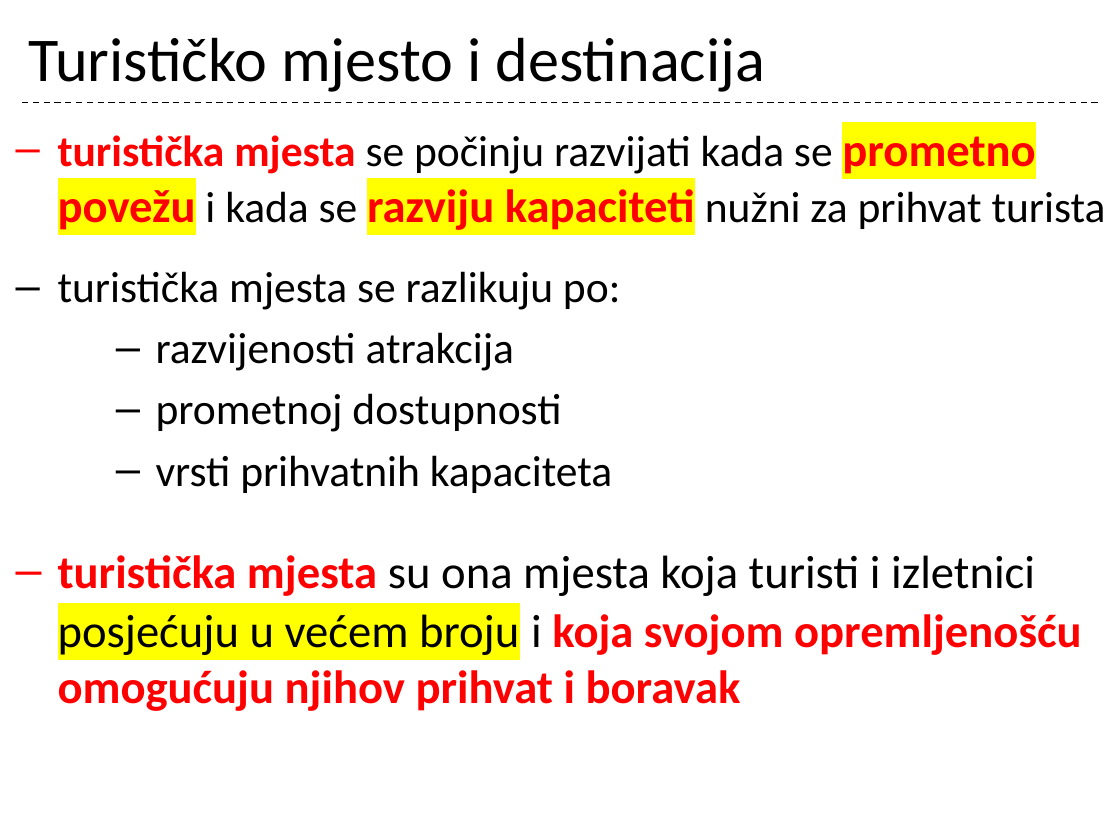
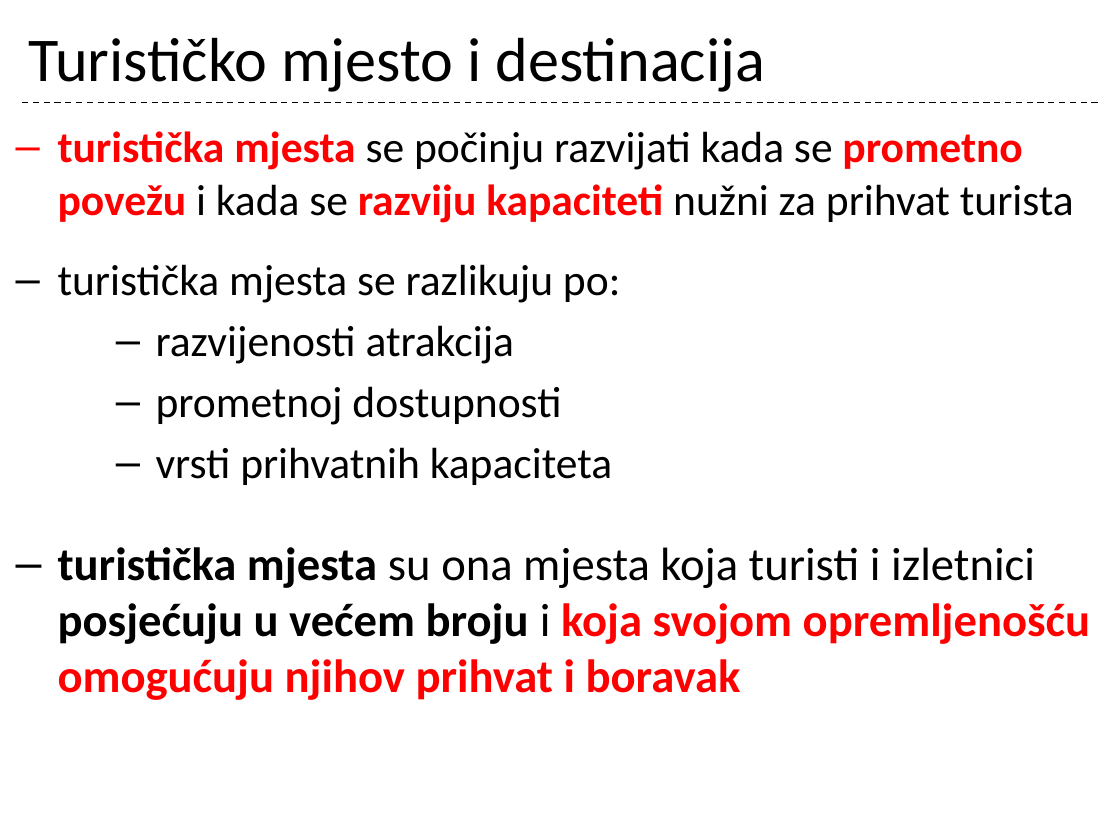
Before and after one commit to cornx/print, a slide deck: slide 35 of data/prezentacije/osnove_turizma/001_Turizam_uvod.pptx. Drawn at 1120x840 pixels with LibreOffice and Linux fonts; fonts in the diff are those of the drawing. Boxes give left, top, right and bottom in pixels: in the first picture for what was removed or moved away, otherwise in the second. Text is boxed around its words. In the diff, an @@ line names an element or a change of style, - is before the commit and + after.

```diff
--- a/data/prezentacije/osnove_turizma/001_Turizam_uvod.pptx
+++ b/data/prezentacije/osnove_turizma/001_Turizam_uvod.pptx
@@ text at (58,131,1090,700): size 30 to 28 pt in "prometno povežu razviju kapaciteti"; highlight #FFFF00 to none in "prometno povežu razviju kapaciteti", "posjećuju u većem broju"; text colour #FF0000 to #000000 in "turistička mjesta"; bold on in "posjećuju u većem broju" @@
```
Also in this commit, not shown: 8 other slides changed.
